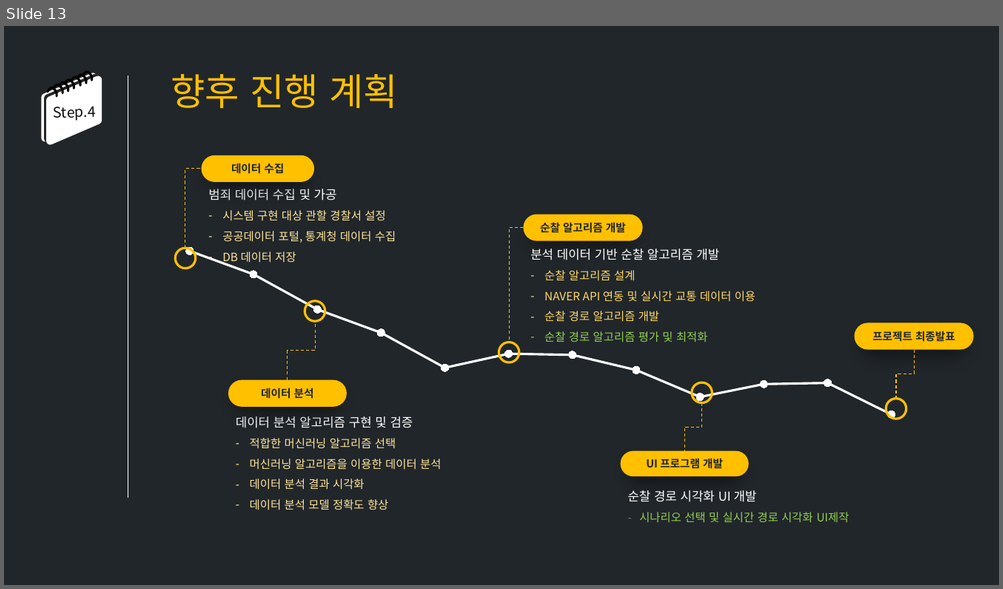
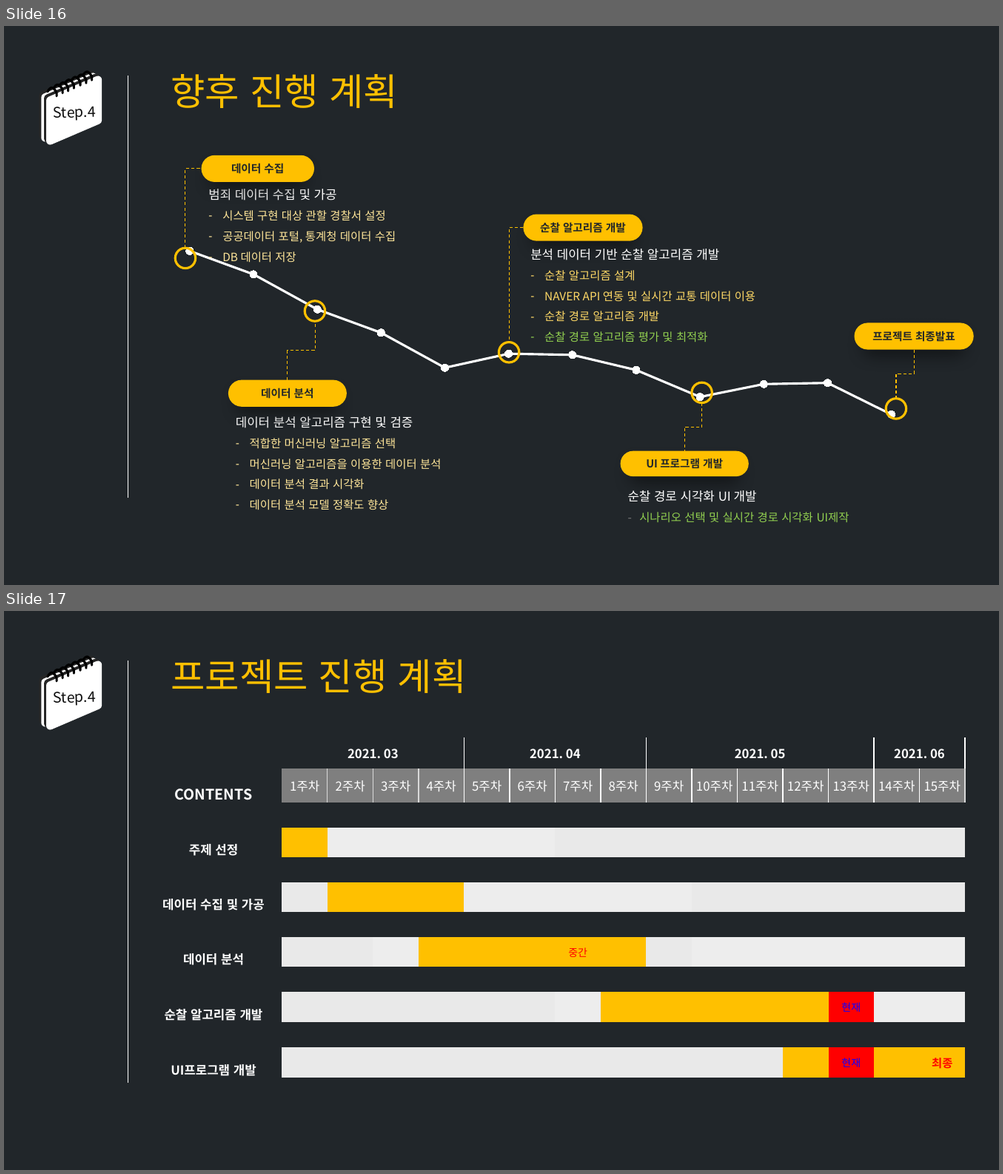
Before and after one commit to ruhz3/crime-predict, a slide deck: 발표/[210526]중간발표_경로알고리즘생성_최종.pptx. Shown one above the other, each under a label of ours: slide 13 before the commit, slides 16 and 17 after it. The pictures are 1003x589 and 1003x1174 pixels, drawn with LibreOffice and Linux fonts; fonts in the diff are those of the drawing. Boxes give left, top, right and bottom in pixels: in the first picture for what was removed or moved away, otherwise in the second. Text is boxed around its words. In the diff, an @@ line names an element or a change of style, - is before the commit and + after.

```diff
--- a/발표/[210526]중간발표_경로알고리즘생성_최종.pptx
+++ b/발표/[210526]중간발표_경로알고리즘생성_최종.pptx
@@ slide 17 added at (4, 611, 999, 1170), background #21262A @@
@@ group added at (45, 657, 98, 726): 7 freeform shapes, 2 parallelograms @@
@@ line added from (128, 661) to (128, 1083), #FFFFFF 0.5 pt @@
@@ text added at (170, 659, 466, 693), 36 pt, text #FFC000 @@
+프로젝트 진행 계획
@@ text added at (54, 691, 96, 706), 14 pt, text #0D0D0D @@
+Step.4
@@ table added at (145, 738, 965, 1093), 13 rows, 16 columns @@
+ | 2021. 03 |  |  |  | 2021. 04 |  |  |  | 2021. 05 |  |  |  |  | 2021. 06 | 
+CONTENTS | 1주차 | 2주차 | 3주차 | 4주차 | 5주차 | 6주차 | 7주차 | 8주차 | 9주차 | 10주차 | 11주차 | 12주차 | 13주차 | 14주차 | 15주차
+ |  |  |  |  |  |  |  |  |  |  |  |  |  |  | 
+주제 선정 |  |  |  |  |  |  |  |  |  |  |  |  |  |  | 
+ |  |  |  |  |  |  |  |  |  |  |  |  |  |  | 
+데이터 수집 및 가공 |  |  |  |  |  |  |  |  |  |  |  |  |  |  | 
+ |  |  |  |  |  |  |  |  |  |  |  |  |  |  | 
+데이터 분석 |  |  |  |  |  |  | 중간 |  |  |  |  |  |  |  | 
+ |  |  |  |  |  |  |  |  |  |  |  |  |  |  | 
+순찰 알고리즘 개발 |  |  |  |  |  |  |  |  |  |  |  |  | 현재 |  | 
+ |  |  |  |  |  |  |  |  |  |  |  |  |  |  | 
+UI프로그램 개발 |  |  |  |  |  |  |  |  |  |  |  |  | 현재 |  | 최종
+ |  |  |  |  |  |  |  |  |  |  |  |  |  |  | 
@@ what was slide 13 is now slide 16 @@
```
Also in this commit, not shown: 6 slides changed, 3 other slides added, 1 slide removed.
